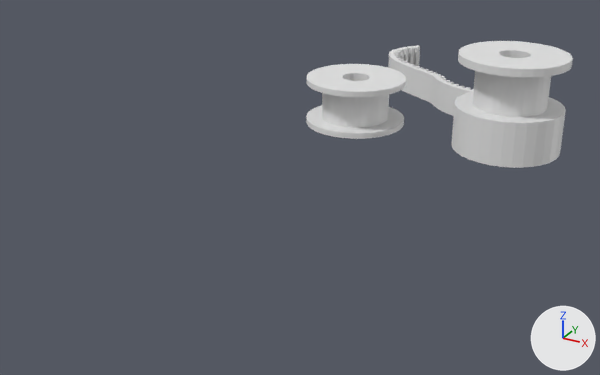
Two versions of the Blender file lib/gt2_6mm_belt.blend, one commit apart.
Before and after are seen from a 50 mm lens placed at (61.1, -132.0, 50.4), pointed at (-0.9, -19.2, -6.0). Every picture has the same lights, and +X, +Y and +Z are marked at lower right.

In view in the first picture: 'belt_6mm_motor', 'belt_6mm_roller', 'belt_profile'.
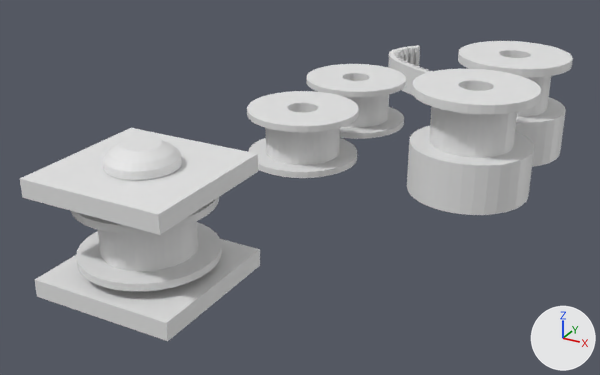
Commit message: worked on the belt bearing mount

ob_cylinder_001 is not drawn itself; it is used by a modifier of ob_belt_6mm_roller.

What differs and where, as boxes (x1, y1, x2, y2) in the pictures (600 x 375 px):
'belt_6mm_m5_motor', added: after (407, 69, 541, 215)
'belt_6mm_roller', moved, turned, modifiers changed: before (306, 64, 406, 139); after (71, 197, 222, 291)
'Cube', added: after (20, 128, 258, 235)
'Cube.001', added: after (35, 239, 260, 341)
'belt_6mm_m5_roller', added: after (247, 91, 359, 178)
'belt_6mm_roller_src', now drawn: after (307, 64, 406, 139)
'belt_6mm_m5_bearing_mount_src', added: after (103, 137, 182, 180)

The edits, one by one:
Mesh me_cylinder_022 is new.
It has 192 vertices, 132 faces and spans x -4.7..4.6, y -4.6..4.7, z -15.5..7.2.
Mesh me_cube_001 is new.
It is a box spanning x -10.0..10.0, y -10.0..10.0, z 6.3..8.7.
Mesh me_cylinder_005 is new.
It has 288 vertices, 292 faces and spans x -8.9..8.9, y -8.9..8.9, z -4.2..4.2.
Mesh me_cylinder_001 is new.
It has 288 vertices, 292 faces and spans x -9.0..8.9, y -8.9..8.9, z -11.1..5.0.
Object 'belt_6mm_roller' (ob_belt_6mm_roller) loses its BOOLEAN modifier named 'Boolean'.
Modifier setting removed (it was object = ob_cylinder_001).
In object 'belt_6mm_roller' (ob_belt_6mm_roller), parent is now set to ob_belt_6mm_m5_bearing_mount_src.
In object 'belt_6mm_roller' (ob_belt_6mm_roller), matrix_parent_inverse is now set to Matrix(((0.0, 1.0, 0.0, -140.0), (1.0, 0.0, 0.0, -128.0), (0.0, 0.0, -1.0, 278.6), (0.0, 0.0, 0.0, 1.0))).
Object 'belt_6mm_roller' (ob_belt_6mm_roller) moves from (0.0, 0.0, 4.25) to (128.0, 140.0, 283.5).
Object 'belt_6mm_roller' (ob_belt_6mm_roller) turns from (0, 0, 0) to (180, 0, 90) degrees about x, y and z.
In object 'Cylinder.001' (ob_cylinder_001), parent goes from ob_belt_6mm_roller to ob_belt_6mm_roller_src.
Object 'belt_6mm_m5_bearing_mount_src' (ob_belt_6mm_m5_bearing_mount_src) is new; it shows me_cylinder_022.
Its location is (0.0, -60.0, 0.0).
Its rotation in degrees is (180, 0, 90).
Object 'belt_6mm_roller_src' (ob_belt_6mm_roller_src) is new; it shows me_cylinder.
Its location is (0.0, 0.0, 4.2).
It gains a BOOLEAN modifier named 'Boolean'.
Modifier setting: object = ob_cylinder_001.
Object 'Cube.001' (ob_cube_001) is new; it shows me_cube_001.
Its parent is ob_belt_6mm_m5_bearing_mount_src.
Its matrix parent inverse is Matrix(((0.0, 1.0, 0.0, 60.0), (1.0, 0.0, 0.0, 0.0), (0.0, 0.0, -1.0, 0.0), (0.0, 0.0, 0.0, 1.0))).
Its location is (0.0, -60.0, -9.4).
Object 'Cube' (ob_cube) is new; it shows a copy of me_cube_001.
Its parent is ob_belt_6mm_m5_bearing_mount_src.
Its matrix parent inverse is Matrix(((0.0, 1.0, 0.0, 60.0), (1.0, 0.0, 0.0, 0.0), (0.0, 0.0, -1.0, 0.0), (0.0, 0.0, 0.0, 1.0))).
Its location is (0.0, -60.0, 4.0).
Object 'belt_6mm_m5_roller' (ob_belt_6mm_m5_roller) is new; it shows me_cylinder_005.
Its location is (0.0, -20.0, 4.2).
Object 'belt_6mm_m5_motor' (ob_belt_6mm_m5_motor) is new; it shows me_cylinder_001.
Its location is (28.0, -20.0, 11.2).
